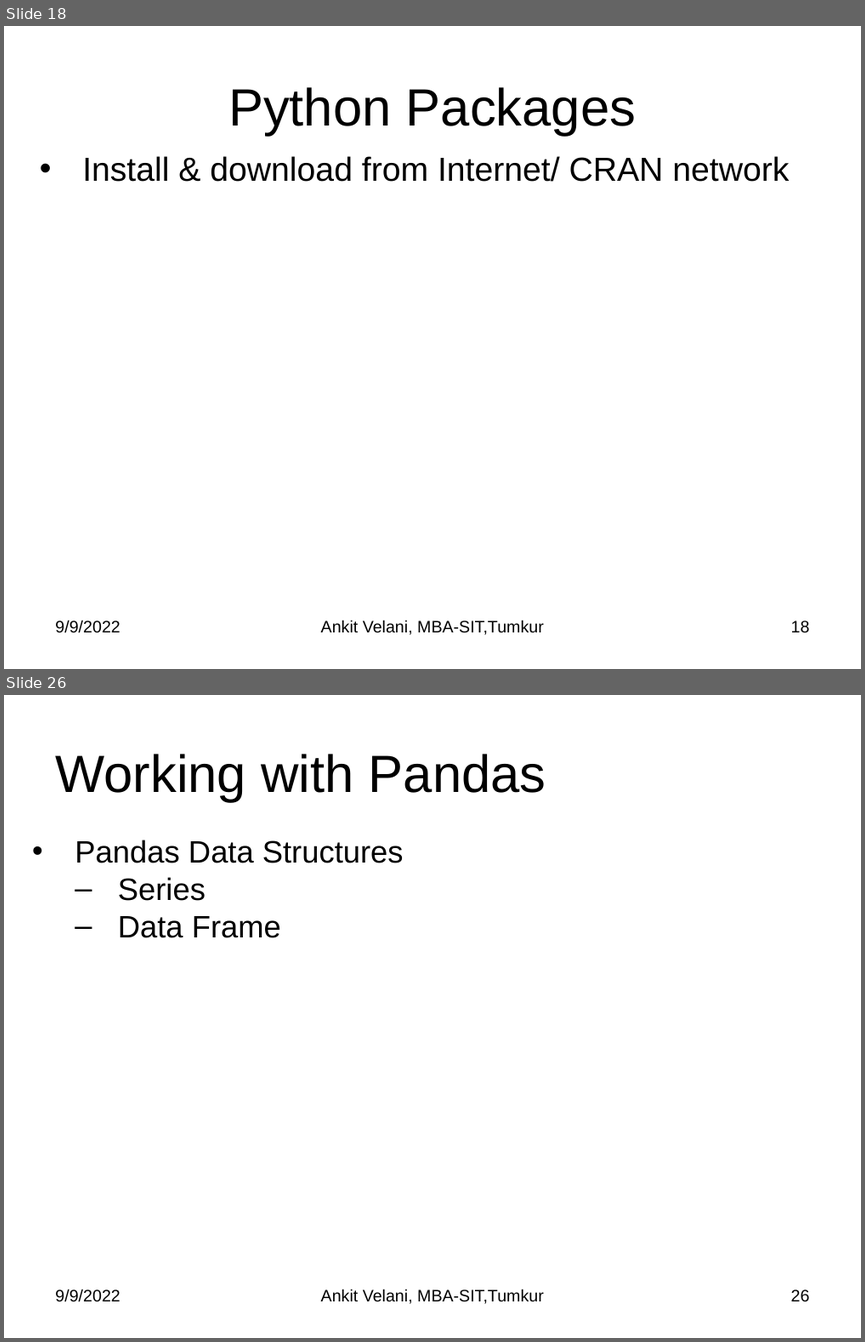
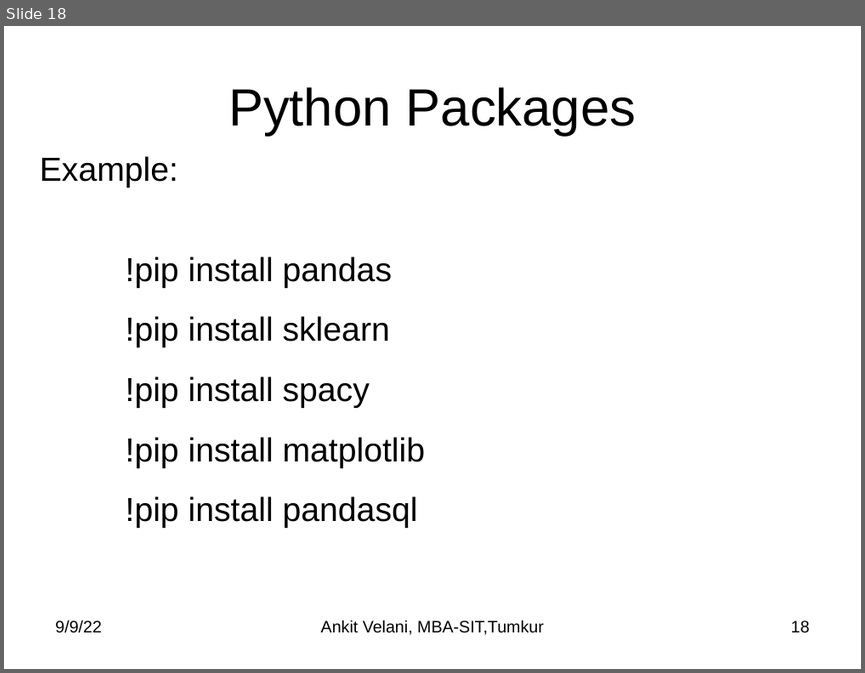
Before and after one commit to sitmbadept/sitmbadept.github.io, a slide deck: BDTM/Python/Unit-4-Python-Programming.pptx. Shown one above the other, each under a label of ours: slides 18 and 26 before the commit, slide 18 after it; the slides between them are not shown. The pictures are 865x1342 and 865x673 pixels, drawn with LibreOffice and Linux fonts; fonts in the diff are those of the drawing. Boxes give left, top, right and bottom in pixels: in the first picture for what was removed or moved away, otherwise in the second. Text is boxed around its words. In the diff, an @@ line names an element or a change of style, - is before the commit and + after.

```diff
--- a/BDTM/Python/Unit-4-Python-Programming.pptx
+++ b/BDTM/Python/Unit-4-Python-Programming.pptx
@@ slide 26 removed at box(4, 695, 861, 1338), background #FFFFFF @@
@@ title removed at box(55, 754, 546, 801) @@
-Working with Pandas
@@ text removed at box(75, 839, 404, 938) @@
-• Pandas Data Structures
-  – Series
-  – Data Frame
@@ text removed at box(55, 1288, 120, 1302) @@
-9/9/2022
@@ text removed at box(321, 1288, 544, 1304) @@
-Ankit Velani, MBA-SIT,Tumkur
@@ page number removed at box(791, 1289, 810, 1302) @@
-26
@@ slide 18 changed as well @@
@@ text at box(40, 156, 426, 528): text changed @@
-• Install & download from Internet/ CRAN network
+Example:
+!pip install pandas
+!pip install sklearn
+!pip install spacy
+!pip install matplotlib
+!pip install pandasql
@@ text at box(55, 619, 101, 633): text changed @@
-9/9/2022
+9/9/22
```
Also in this commit, not shown: 19 other slides changed, 1 slide added, 9 other slides removed, 1 other file.
